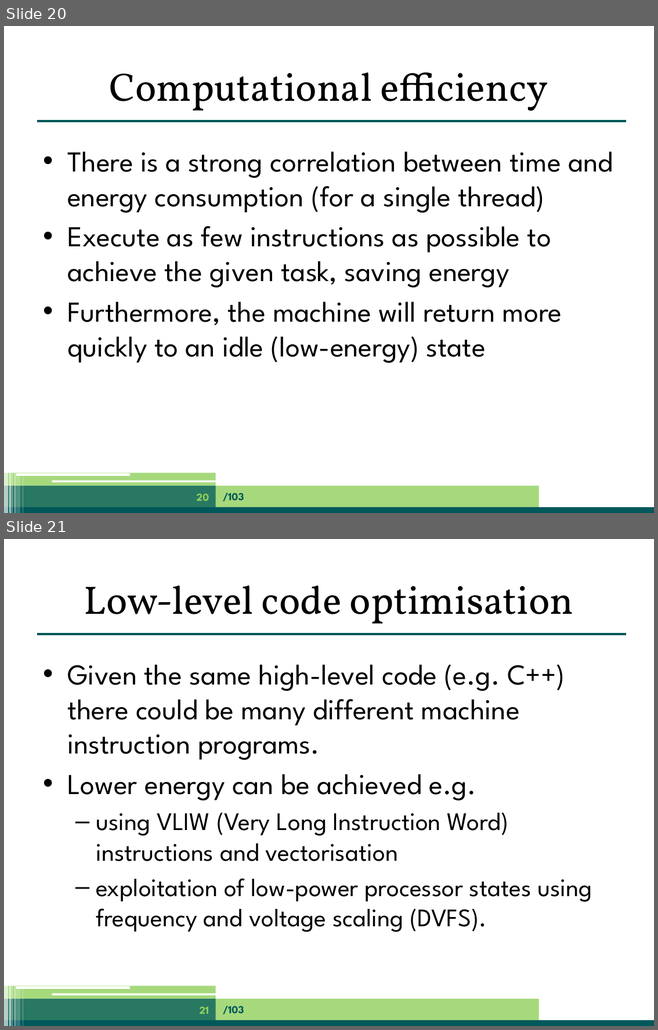
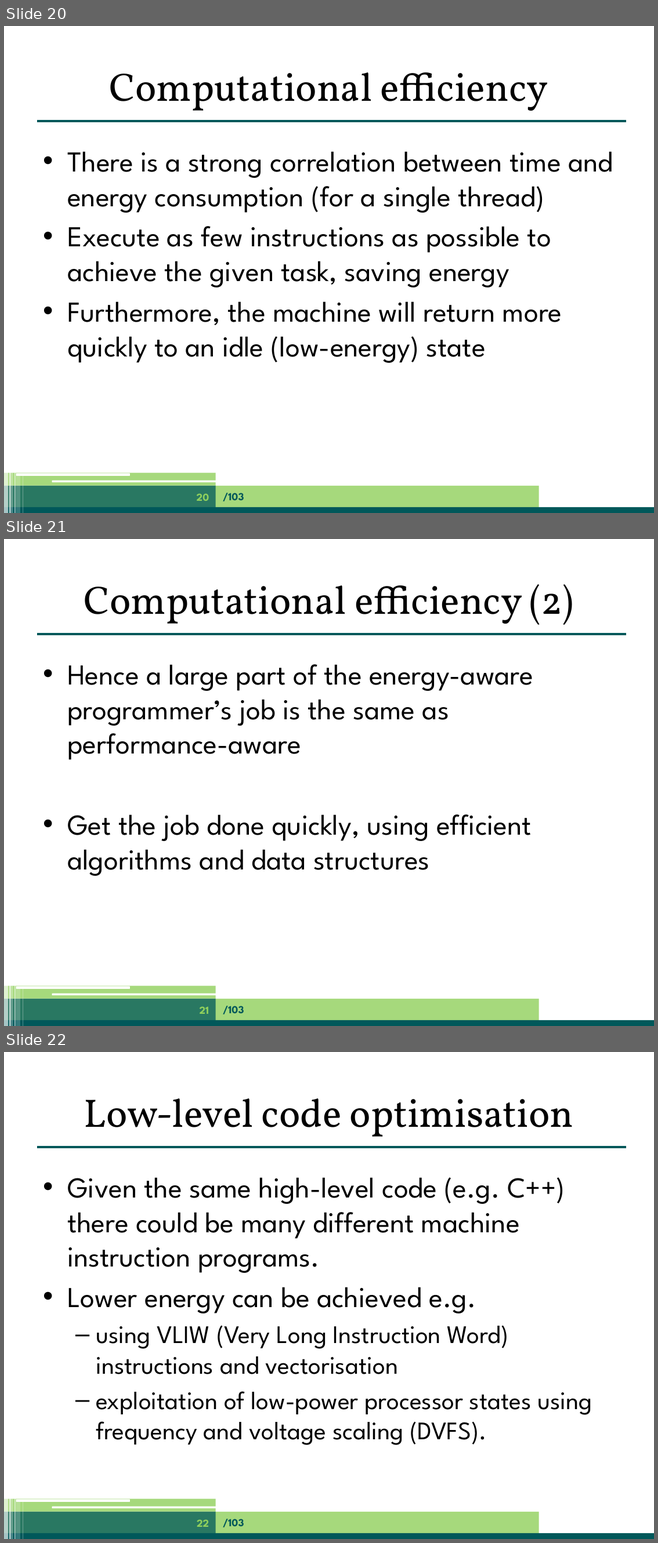
Before and after one commit to jpgallagher/ict-e-summerschool-aalborg, a slide deck: summerschool-aalborg-jpg.pptx. Shown one above the other, each under a label of ours: slides 20 and 21 before the commit, slides 20, 21 and 22 after it. The pictures are 658x1030 and 658x1543 pixels, drawn with LibreOffice and Linux fonts; fonts in the diff are those of the drawing. Boxes give left, top, right and bottom in pixels: in the first picture for what was removed or moved away, otherwise in the second. Text is boxed around its words. In the diff, an @@ line names an element or a change of style, - is before the commit and + after.

```diff
--- a/summerschool-aalborg-jpg.pptx
+++ b/summerschool-aalborg-jpg.pptx
@@ slide 21 added at <box>4,539,654,1026</box>, background #FFFFFF; not listed: 13 template elements that a slide beside it also shows @@
@@ title added at <box>83,584,574,625</box>, 44 pt, text #000000 @@
+Computational efficiency (2)
@@ text added at <box>67,664,533,876</box>, 32 pt, text #000000 @@
+• Hence a large part of the energy-aware programmer’s job is the same as performance-aware
+• Get the job done quickly, using efficient algorithms and data structures
@@ page number added at <box>199,1006,209,1014</box>, 12 pt, text #90D05C, bold @@
+21
@@ text added at <box>223,1006,244,1015</box>, 12 pt, text #00585A, bold @@
+/103
@@ what was slide 21 is now slide 22 @@
@@ page number at <box>197,1519,209,1527</box>: text changed @@
-21
+22
```
Also in this commit, not shown: 5 slides changed.
